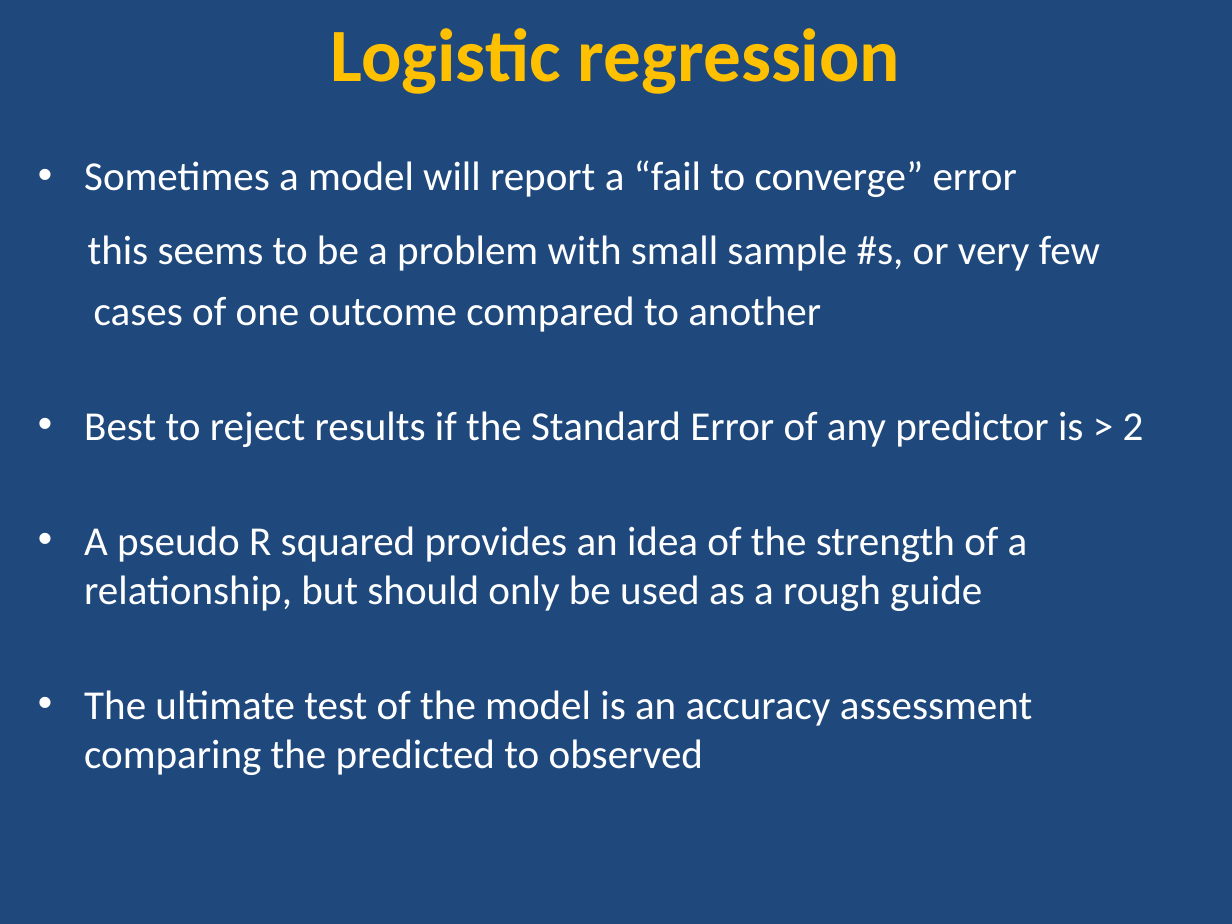
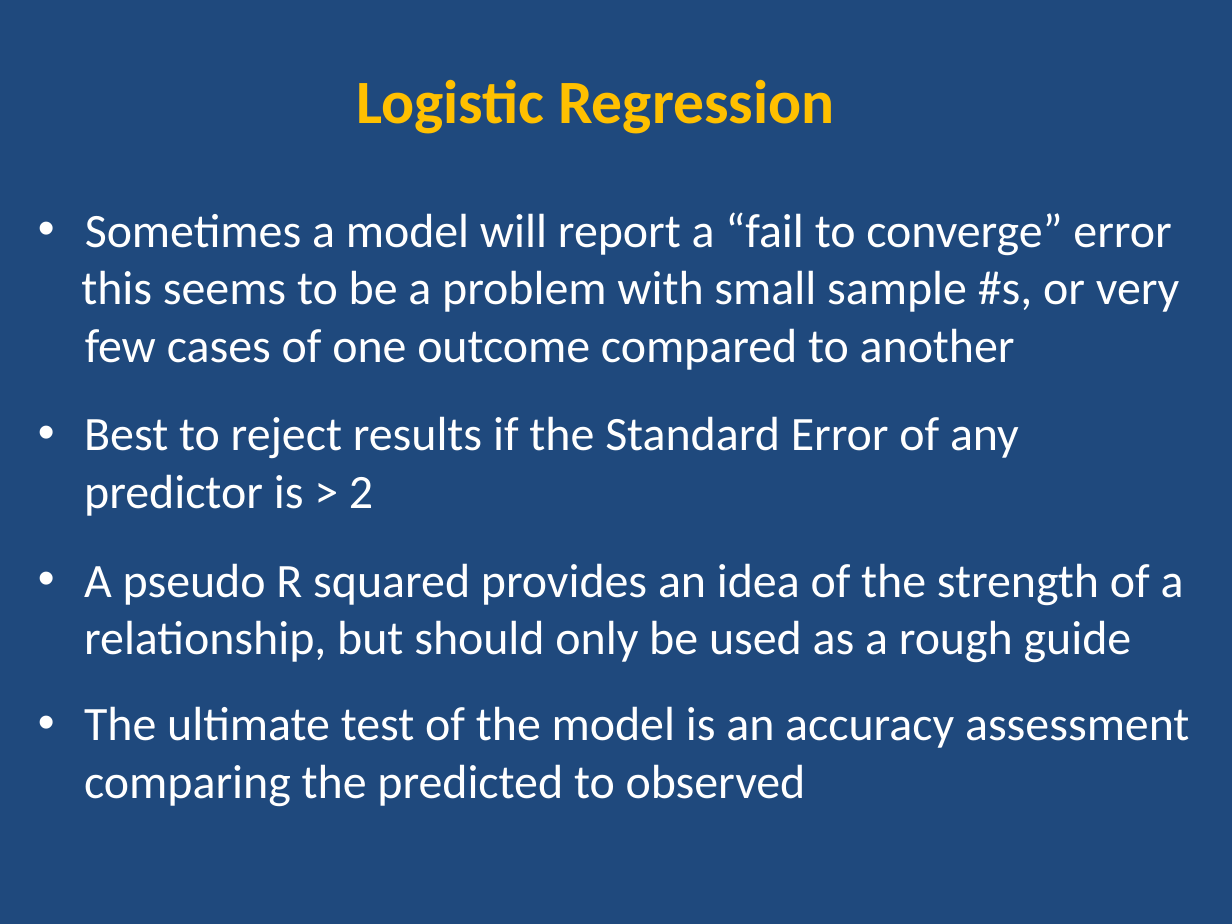
Before and after one commit to ncss-tech/stats_for_soil_survey, a slide deck: slide 8 of presentations/logistic_regression/Logistic.pptx. Drawn at 1232x924 pixels with LibreOffice and Linux fonts; fonts in the diff are those of the drawing. Boxes give left, top, right and bottom in pixels: in the first picture for what was removed or moved away, otherwise in the second. Text is boxed around its words. In the diff, an @@ line names an element or a change of style, - is before the commit and + after.

Commit message:
minor edits to spodic presence example and formatting in logistic ppt

```diff
--- a/presentations/logistic_regression/Logistic.pptx
+++ b/presentations/logistic_regression/Logistic.pptx
@@ text at [356, 79, 834, 134]: text changed; size 44 to 36 pt @@
-Logistic regression
+Logistic Regression
@@ text at [84, 212, 1189, 807]: size 24 to 28 pt in "Sometimes a model will report a “fail ...", "Best to reject results if the Standard ...", "A pseudo R squared provides an idea ...", "The ultimate test of the model is ..."; less space between paragraphs @@
@@ text at [81, 270, 1179, 370]: text changed; size 24 to 28 pt @@
-this seems to be a problem with small sample #s, or very few
-cases of one outcome compared to another
+this seems to be a problem with small sample #s, or very few cases of one outcome compared to another
```
Also in this commit, not shown: 26 other slides changed, 3 slides removed.
